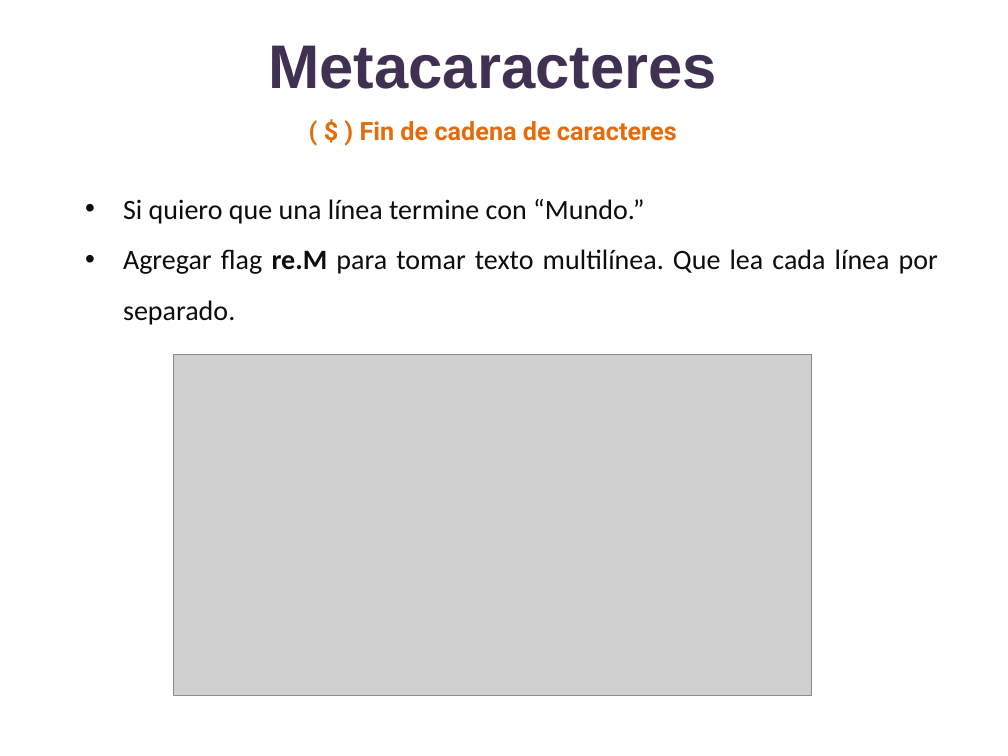
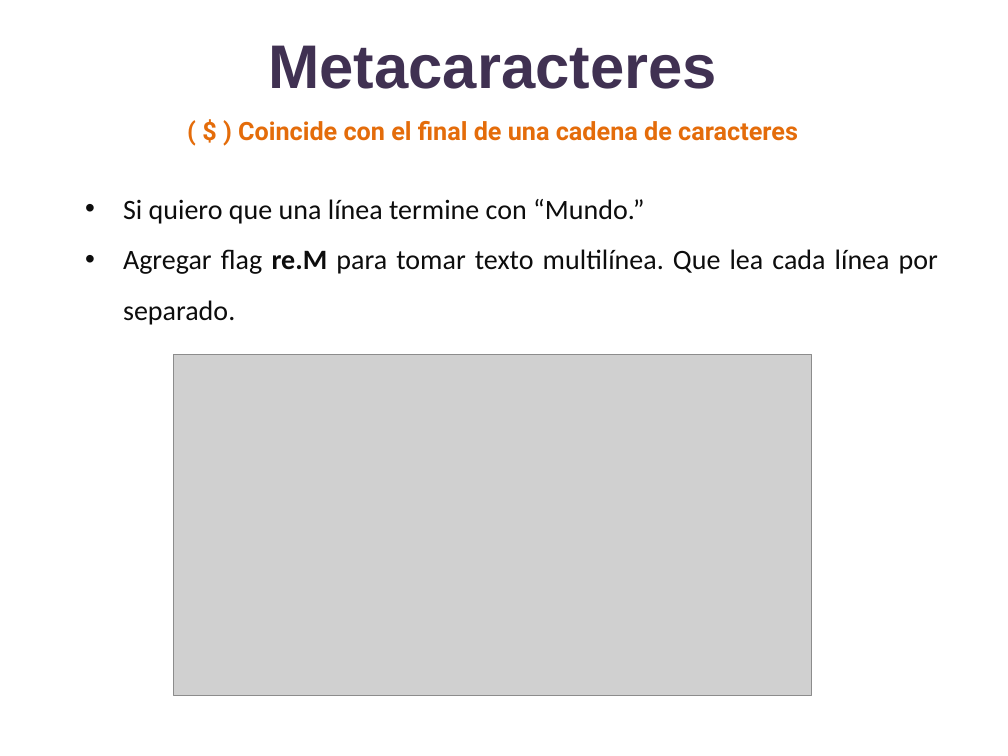
Before and after one commit to lizetheP/Analitica, a slide deck: slide 35 of CalendarioAgo2022/presentaciones/19_Modulo_re.pptx (slide 44 before the commit). Drawn at 1008x756 pixels with LibreOffice and Linux fonts; fonts in the diff are those of the drawing; grey boxes stand for pictures. Boxes give left, top, right and bottom in pixels: in the first picture for what was removed or moved away, otherwise in the second. Text is boxed around its words. In the diff, an @@ line names an element or a change of style, - is before the commit and + after.

```diff
--- a/CalendarioAgo2022/presentaciones/19_Modulo_re.pptx
+++ b/CalendarioAgo2022/presentaciones/19_Modulo_re.pptx
@@ text at bbox=[238, 121, 798, 141]: text changed @@
-( $ ) Fin de cadena de caracteres
+( $ ) Coincide con el final de una cadena de caracteres
```
Also in this commit, not shown: 7 other slides changed, 2 slides added, 6 slides removed, 8 other files.
